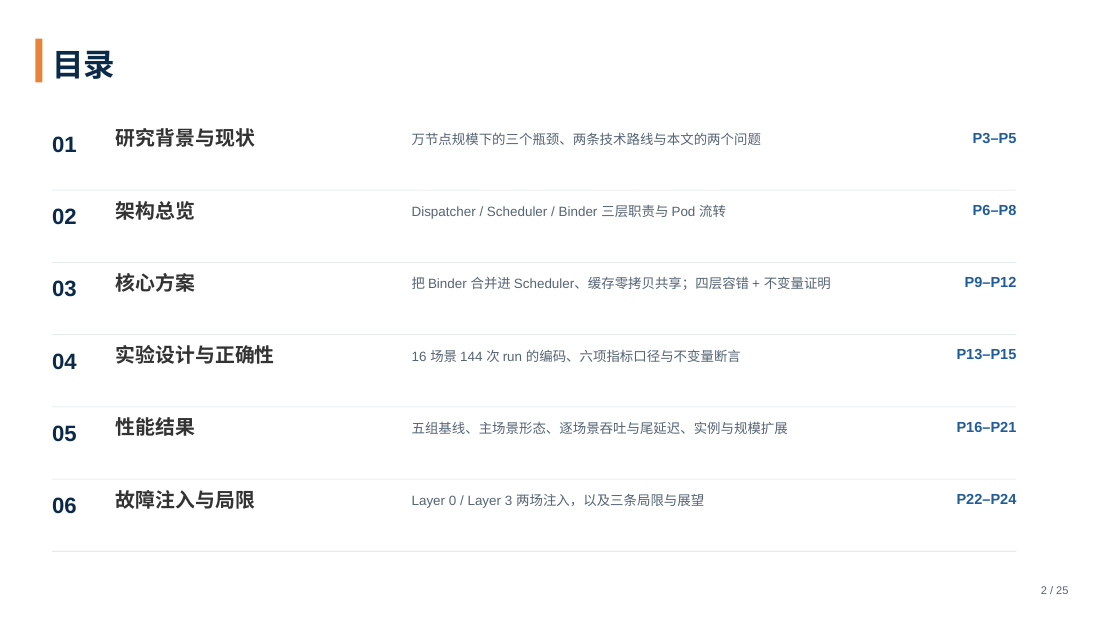
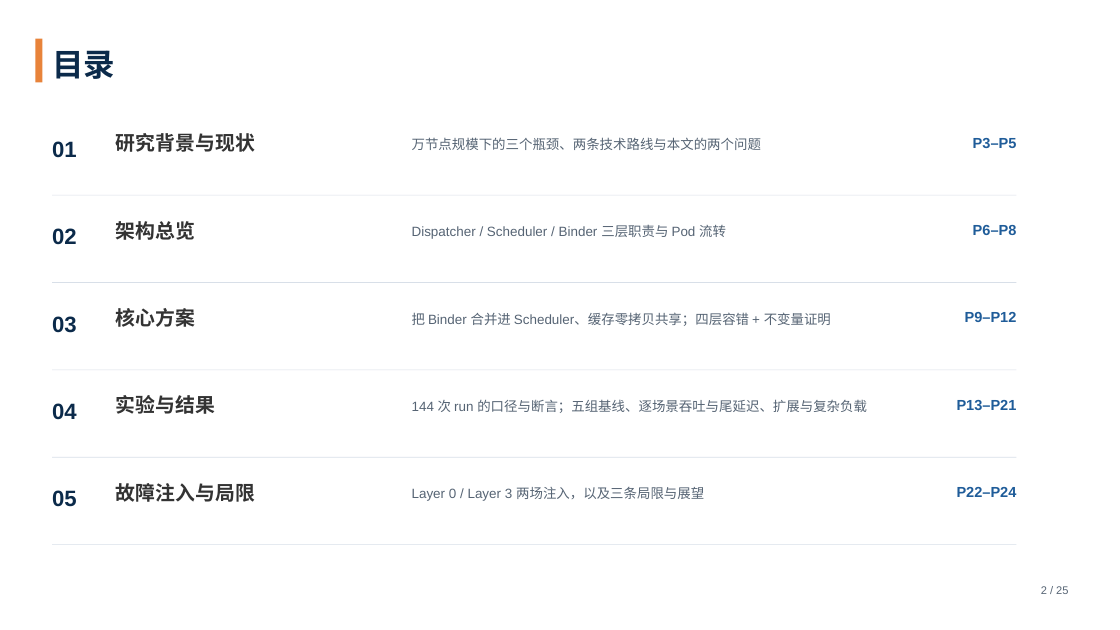
Before and after one commit to tengfei86/godel-scheduler, a slide deck: slide 2 of docs/thesis/defense/答辩PPT-基于etcd的分布式Kubernetes调度器.pptx. Drawn at 1120x630 pixels with LibreOffice and Linux fonts; fonts in the diff are those of the drawing. Boxes give left, top, right and bottom in pixels: in the first picture for what was removed or moved away, otherwise in the second. Text is boxed around its words. In the diff, an @@ line names an element or a change of style, - is before the commit and + after.

Commit message:
feat(thesis): 目录第 04、05 项合并为「实验与结果」，目录由六条变五条
- 合并原 04「实验设计与正确性」（P13–P15）与 05「性能结果」（P16–P21）
  为 04「实验与结果」（P13–P21）
- 描述合并为：「144 次 run 的口径与断言；五组基线、逐场景吞吐与尾延迟、扩展与复杂负载」
- 原 06「故障注入与局限」顺延为 05
- 行距 0.86 → 1.04、起点 1.56，五行均匀铺满版心（末条分割线 6.54 in）
- 目录讲稿未变，全篇 4 797 字 ≈ 20.0 分钟

```diff
--- a/docs/thesis/defense/答辩PPT-基于etcd的分布式Kubernetes调度器.pptx
+++ b/docs/thesis/defense/答辩PPT-基于etcd的分布式Kubernetes调度器.pptx
@@ 4 texts moved together from (x1=52, y1=128, x2=1017, y2=153) to (x1=52, y1=133, x2=1017, y2=158) @@
@@ 4 texts, 1 rectangle moved together from (x1=52, y1=201, x2=1017, y2=263) to (x1=52, y1=221, x2=1017, y2=283) @@
@@ text removed at (x1=116, y1=345, x2=275, y2=364) @@
-实验设计与正确性
@@ text removed at (x1=412, y1=349, x2=741, y2=362) @@
-16 场景 144 次 run 的编码、六项指标口径与不变量断言
@@ text removed at (x1=957, y1=349, x2=1017, y2=359) @@
-P13–P15
@@ 4 texts, 1 rectangle moved together from (x1=52, y1=273, x2=1017, y2=335) to (x1=52, y1=308, x2=1017, y2=371) @@
@@ text "04" moved from (x1=52, y1=353, x2=77, y2=370) to (x1=52, y1=403, x2=77, y2=420) @@
@@ rectangle removed at (x1=52, y1=407, x2=1017, y2=408) @@
@@ text at (x1=116, y1=395, x2=215, y2=414): text changed @@
-性能结果
+实验与结果
@@ text at (x1=412, y1=399, x2=867, y2=413): text changed @@
-五组基线、主场景形态、逐场景吞吐与尾延迟、实例与规模扩展
+144 次 run 的口径与断言；五组基线、逐场景吞吐与尾延迟、扩展与复杂负载
@@ text at (x1=957, y1=400, x2=1017, y2=410): text changed @@
-P16–P21
+P13–P21
@@ rectangle moved from (x1=52, y1=479, x2=1017, y2=480) to (x1=52, y1=457, x2=1017, y2=458) @@
@@ text "05" moved from (x1=52, y1=425, x2=77, y2=442) to (x1=52, y1=490, x2=77, y2=507) @@
@@ text removed at (x1=52, y1=497, x2=77, y2=514) @@
-06
@@ 3 texts, 1 rectangle moved together from (x1=52, y1=490, x2=1017, y2=552) to (x1=52, y1=483, x2=1017, y2=545) @@
```
Also in this commit, not shown: 2 other files.
